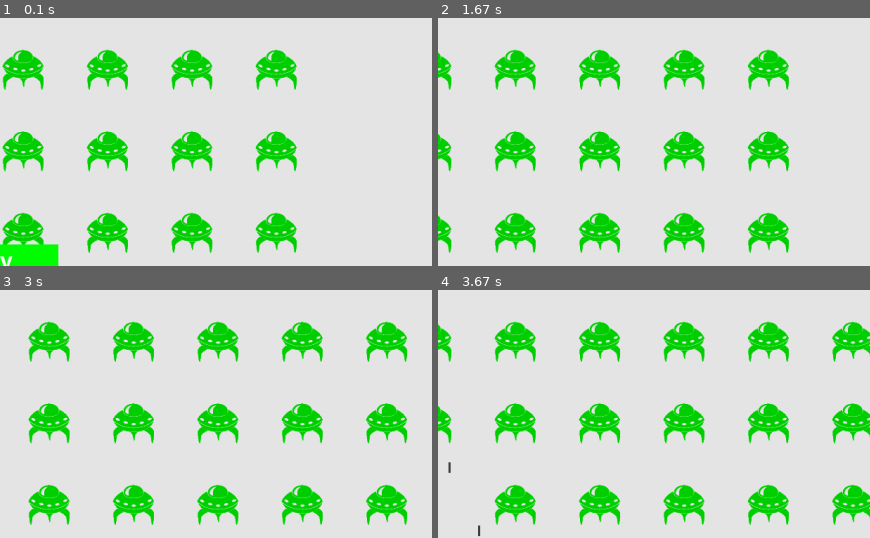
Above: before the commit, frames 1-4 (two rows, left to right).
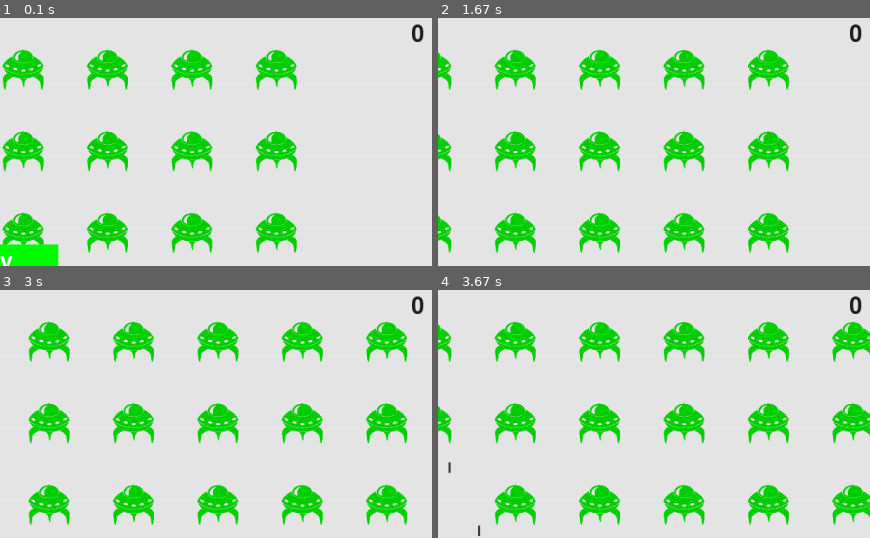
Above: after the commit, the same moments.

Repository: ckeller191/PyGame_Project
Game: pygame game, started from alien_invasion.py
Two runs of this game, one before a commit and one after it. Both use one fixed random seed, a clock stepped at 60 frames per second and the inputs below.
Inputs:
- Up to frame 1 (0.1 s): no input
- Up to frame 2 (1.67 s): click "Play" at 0.38 s; tap Space at 0.67, 1.07, 1.37, 1.57 s; hold Right 1-1.47 s; hold Right from 1.5 s (still down)
- Up to frame 3 (3 s): tap Space at 1.87, 2.07, 2.37, 2.63, 2.93 s; release Right at 1.97 s; hold Left 2-2.53 s; hold Left 2.57-2.97 s
- Up to frame 4 (3.67 s): hold Right 3-3.63 s; tap Space at 3.07, 3.37 s
The pictures show only the part of the screen within x 49-99%, y 0-50%; the shares and areas given below are measured in that part.

The runs differ from the first frame. In frame 1, 0.1% of the frame differs, in the area x 95-99%, y 2-10%; in frame 2, 0.1%; in frame 3, 0.1%; in frame 4, 0.1%.

Commit message:
call show score in update screen

Diff:
--- a/alien_invasion.py
+++ b/alien_invasion.py
@@ -240,6 +240,9 @@
             bullet.draw_bullet()
         self.aliens.draw(self.screen)
 
+        # Draw the score information
+        self.sb.show_score()
+
         # Draw the button if the game is inactive.
         if not self.stats.game_active:
             self.play_button.draw_button()
